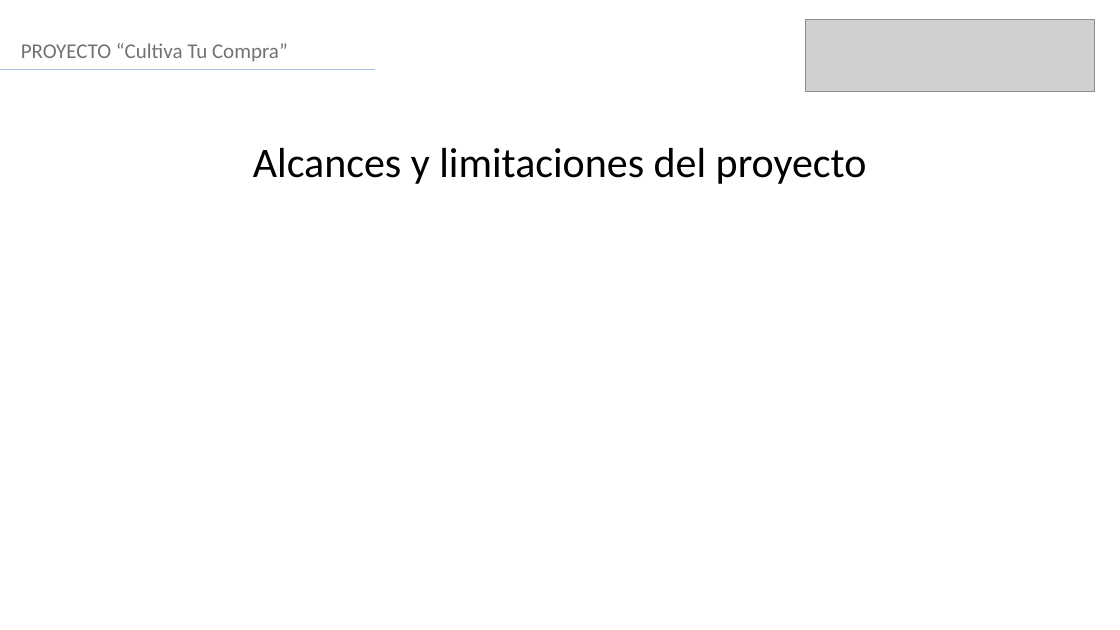
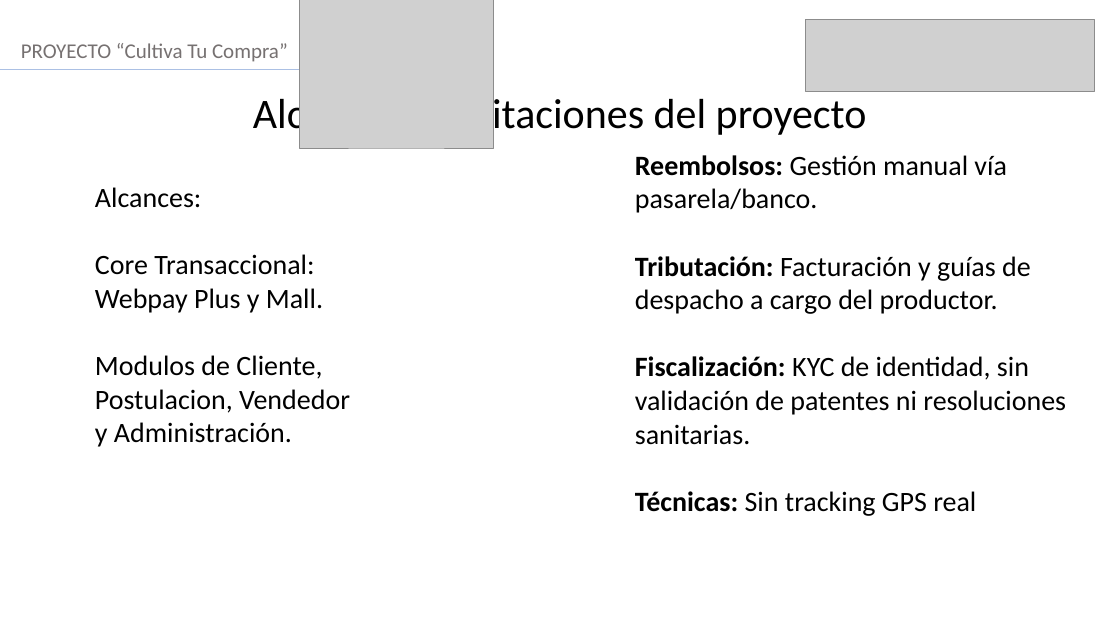
Before and after one commit to VichRo2005/cultiva_tu_compra, a slide deck: slide 5 of Fase 3/Evidencias Grupales/Formato Presentación final.pptx. Drawn at 1120x630 pixels with LibreOffice and Linux fonts; fonts in the diff are those of the drawing; grey boxes stand for pictures. Boxes give left, top, right and bottom in pixels: in the first picture for what was removed or moved away, otherwise in the second. Text is boxed around its words. In the diff, an @@ line names an element or a change of style, - is before the commit and + after.

```diff
--- a/Fase 3/Evidencias Grupales/Formato Presentación final.pptx
+++ b/Fase 3/Evidencias Grupales/Formato Presentación final.pptx
@@ picture added at box(299, 0, 493, 148) @@
@@ text "Alcances y limitaciones del proyecto" rewrapped from box(253, 148, 867, 184) to box(253, 94, 867, 139) @@
@@ text added at box(635, 155, 1066, 516), 24 pt, text #000000 @@
+Reembolsos: Gestión manual vía pasarela/banco.
+Tributación: Facturación y guías de despacho a cargo del productor.
+Fiscalización: KYC de identidad, sin validación de patentes ni resoluciones sanitarias.
+Técnicas: Sin tracking GPS real
@@ text added at box(95, 187, 350, 447), 24 pt, text #000000 @@
+Alcances:
+Core Transaccional: Webpay Plus y Mall.
+Modulos de Cliente, Postulacion, Vendedor y Administración.
```
Also in this commit, not shown: 9 other slides changed, 1 slide added.
